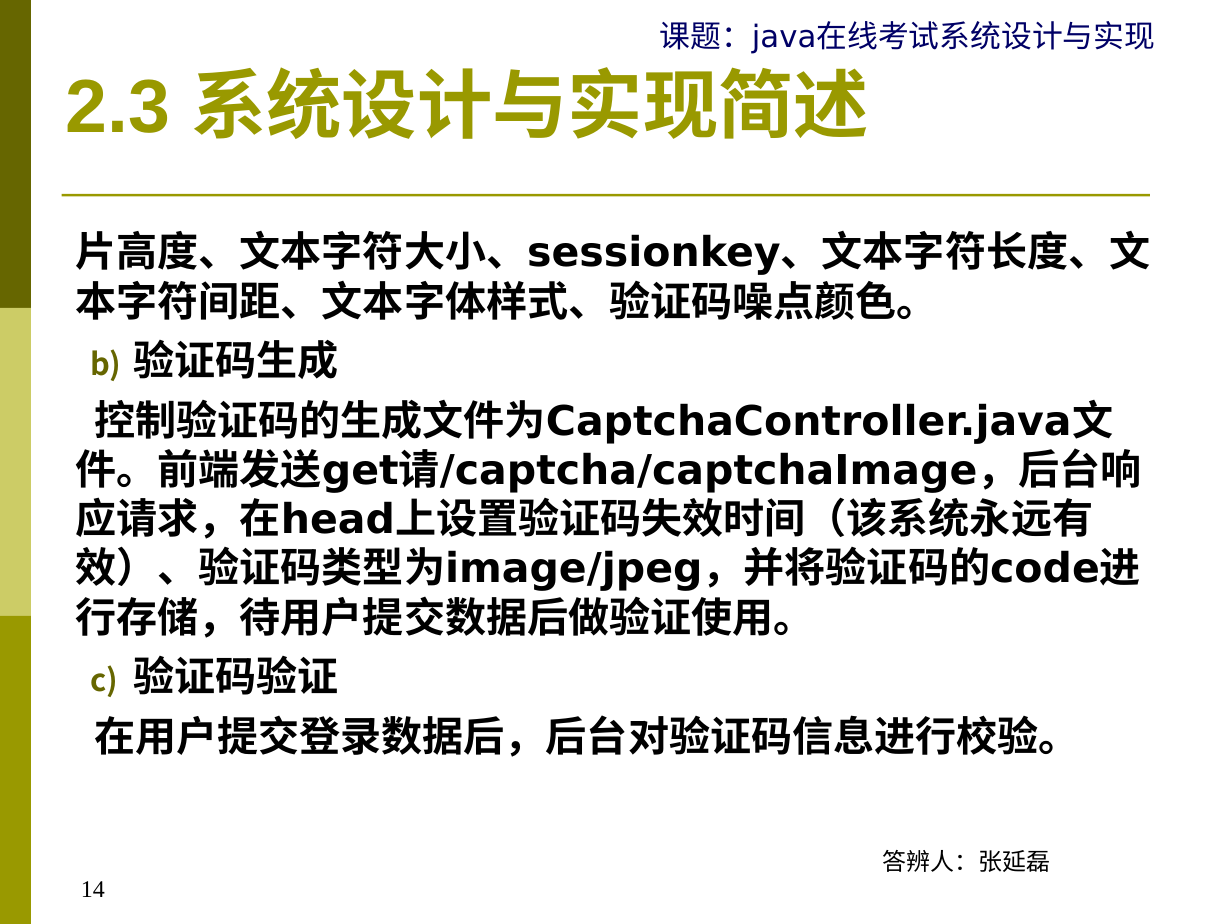
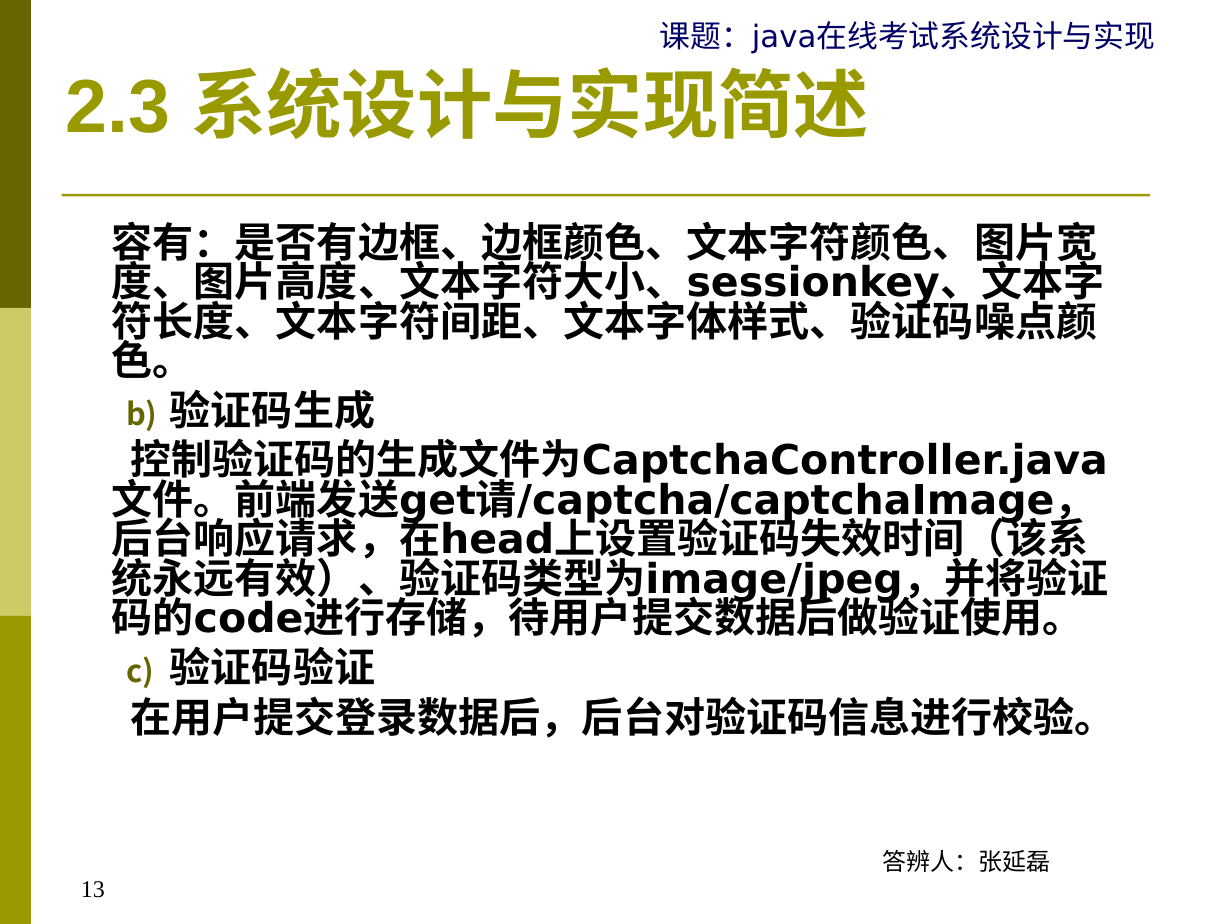
Before and after one commit to zhangylz/sudaonlineexambase, a slide deck: slide 13 of document/YB17270520059张延磊-Java在线考试系统设计与实现V1-20190508.ppt (slide 14 before the commit). Drawn at 1232x924 pixels with LibreOffice and Linux fonts; fonts in the diff are those of the drawing. Boxes give left, top, right and bottom in pixels: in the first picture for what was removed or moved away, otherwise in the second. Text is boxed around its words. In the diff, an @@ line names an element or a change of style, - is before the commit and + after.

```diff
--- a/document/YB17270520059张延磊-Java在线考试系统设计与实现V1-20190508.ppt
+++ b/document/YB17270520059张延磊-Java在线考试系统设计与实现V1-20190508.ppt
@@ text at bbox=[112, 221, 1105, 378]: text changed @@
-片高度、文本字符大小、sessionkey、文本字符长度、文本字符间距、文本字体样式、验证码噪点颜色。
+容有：是否有边框、边框颜色、文本字符颜色、图片宽度、图片高度、文本字符大小、sessionkey、文本字符长度、文本字符间距、文本字体样式、验证码噪点颜色。
@@ text at bbox=[112, 390, 1116, 738]: line spacing 1 to 0.8 @@
@@ page number at bbox=[81, 881, 105, 898]: text changed @@
-14
+13
```
Also in this commit, not shown: 16 other slides changed, 1 slide removed, 1 other file.
